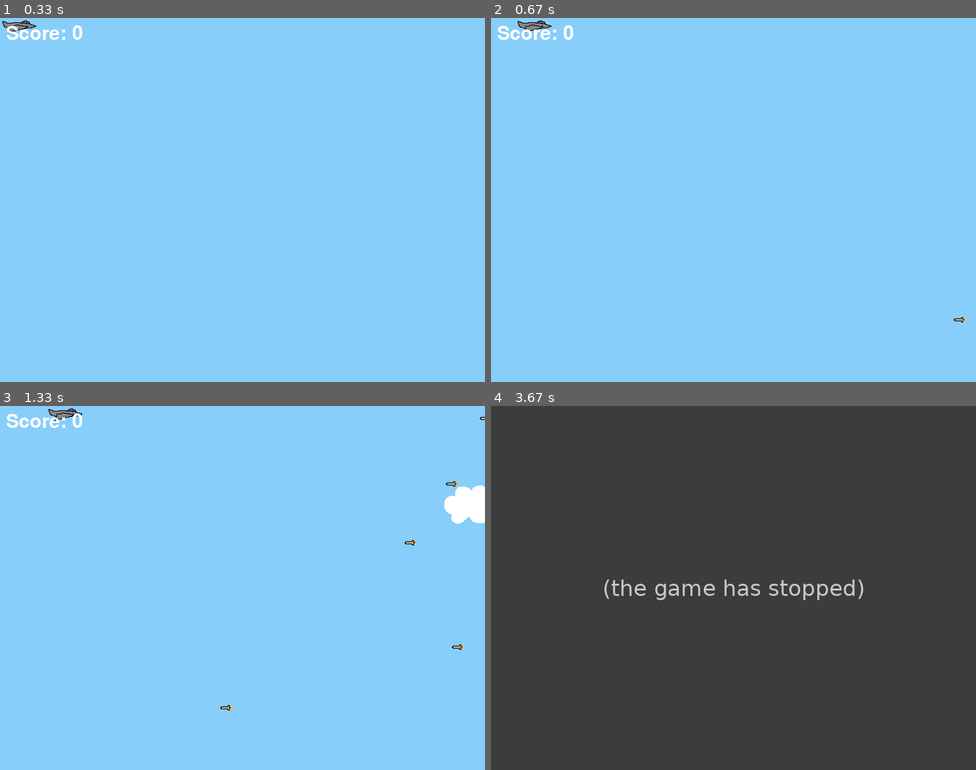
Above: before the commit, frames 1-4 (two rows, left to right).
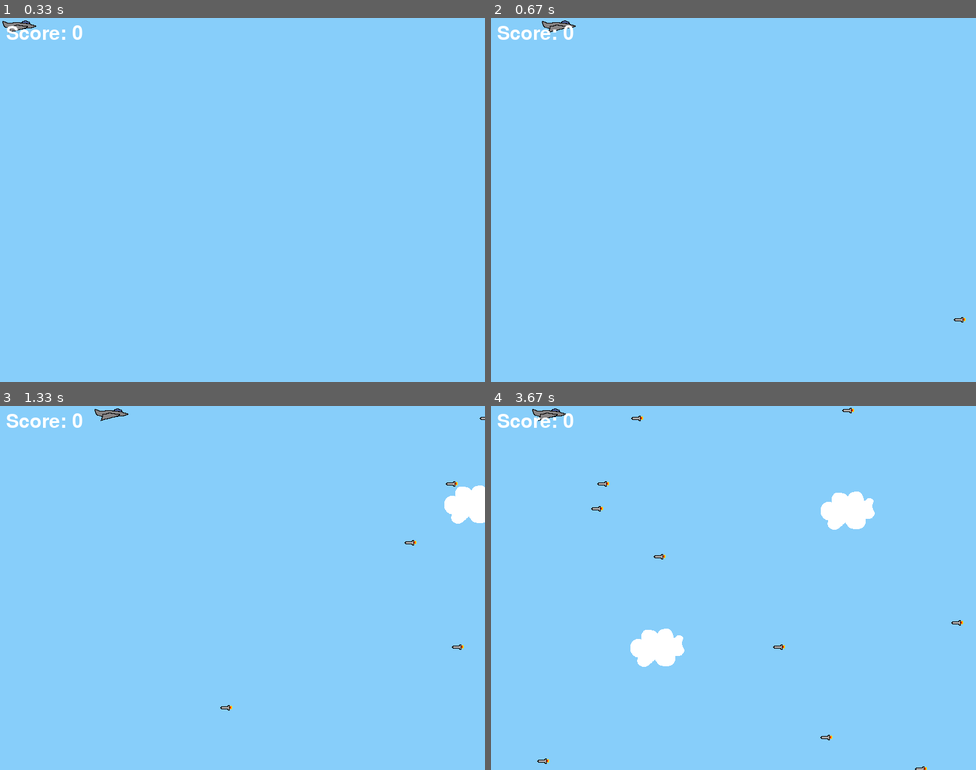
Above: after the commit, the same moments.

Repository: manhtung001/pygame-primer_CustomPTIT
Game: pygame game, started from py_tut_with_images.py
Same seed, same stepped clock (60 frames per second), same inputs: the game is played once before the commit and once after it.
Inputs:
- Up to frame 1 (0.33 s): no input
- Up to frame 2 (0.67 s): hold Right from 0.33 s (still down)
- Up to frame 3 (1.33 s): release Right at 0.8 s; hold Up 0.83-1.13 s; hold Right from 1.17 s (still down)
- Up to frame 4 (3.67 s): release Right at 1.63 s; hold Left 1.67-2.2 s; hold Down 2.23-2.53 s; hold Left 2.57-2.97 s; hold Up 3-3.37 s; hold Right from 3.4 s (still down)

Frame 1 is identical in both runs. In frame 2, 0.2% of the frame differs, in the area x 5-18%, y 0-4%; in frame 3, 0.2%; in frame 4, 100%, in the area x 0-100%, y 0-100%.
Before the commit the program exited at 3.38 s; later frames show no game.

Commit message:
add Immortal

Diff:
--- a/py_tut_with_images.py
+++ b/py_tut_with_images.py
@@ -17,13 +17,13 @@
 
     def update(self, pressed_keys):
         if pressed_keys[K_UP]:
-            self.rect.move_ip(0, -1)
+            self.rect.move_ip(0, -2)
         if pressed_keys[K_DOWN]:
-            self.rect.move_ip(0, 1)
+            self.rect.move_ip(0, 2)
         if pressed_keys[K_LEFT]:
-            self.rect.move_ip(-1, 0)
+            self.rect.move_ip(-2, 0)
         if pressed_keys[K_RIGHT]:
-            self.rect.move_ip(1, 0)
+            self.rect.move_ip(2, 0)
 
         # Keep player on the screen
         if self.rect.left < 0:
@@ -99,7 +99,7 @@
 
 # fix FPS
 FPS = 120
-fpsClock = pygame.time.Clock()
+clock = pygame.time.Clock()
 
 # score
 score_value = 0
@@ -107,12 +107,18 @@
 textX = 10
 textY = 10
 
+# set immortal
+isImmortal = True
+current_time = 0
+time_collide2Reward = 0
+
 
 def show_score(x, y):
     # params: x, y are coords of score
     # set string to render and color
     score = font.render("Score: " + str(score_value), True, (255, 255, 255))
     screen.blit(score, (x, y))
+
 
 while running:
     for event in pygame.event.get():
@@ -137,13 +143,21 @@
     for entity in all_sprites:
         screen.blit(entity.image, entity.rect)
 
-    if pygame.sprite.spritecollideany(player, enemies):
-        player.kill()
-        running = False
+    current_time = pygame.time.get_ticks()
+
+    if current_time - time_collide2Reward > 5000:
+        isImmortal = False
 
     # earn score when collide
     if pygame.sprite.spritecollideany(player, clouds):
         score_value += 1
+        time_collide2Reward = pygame.time.get_ticks()
+        isImmortal = True
+
+    if pygame.sprite.spritecollideany(player, enemies):
+        if not isImmortal:
+            player.kill()
+            running = False
 
     # pygame.display.flip()
 
@@ -151,4 +165,4 @@
 
     pygame.display.update()
 
-    fpsClock.tick(FPS)
+    clock.tick(FPS)
